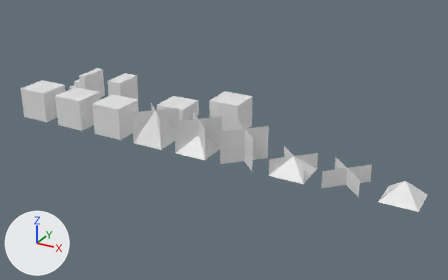
A saved change to the Blender file resources/meshes/static/blocks.blend.
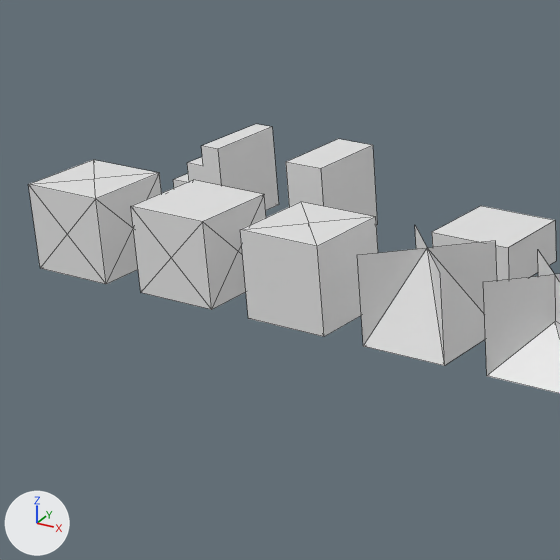
Each version appears first whole from a 50 mm lens placed at (9.18, -15.75, 7.64), pointed at (1.18, -1.2, 0.36), and next in a close-up on the part from 2% to 45% of the width and 9% to 77% of the height. Lighting does not change. The marker at lower left points along +X, +Y and +Z. The close-ups show mesh edges as thin lines.

Objects in the first close-up: 'billboardCubeInside2', 'billboardCubeInside4', 'billboardCubeInside6', 'billboardInside2PyramidBase', 'billboardInside2PyramidHalfBase', 'blockSlabHorizontal', 'blockSlabVertical', 'blockStairs'.
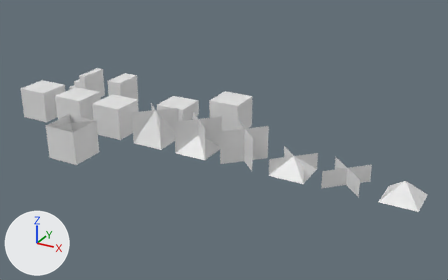
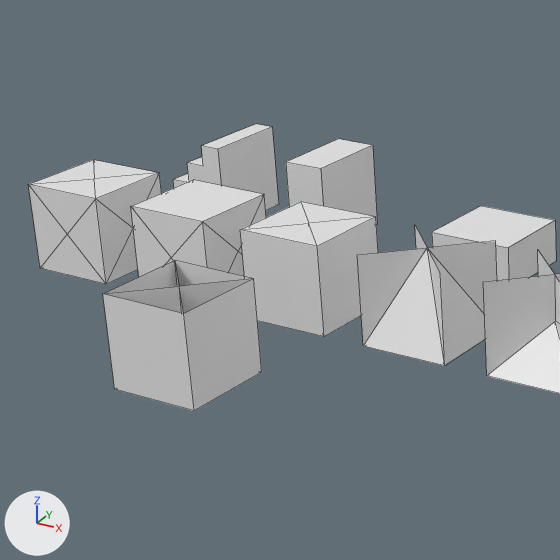
Changed parts and their boxes [x1, y1, x2, y2] in the close-ups (560 x 560 px):
```json
{"object": "billboardSidesInside2", "change": "added", "after": [103, 260, 262, 411]}
```

Edits to the scene script, one JSON object a line:
```json
{"op": "add", "block": "me_billboardcubeinside2_001", "code": ["me_billboardcubeinside2_001 = bpy.data.meshes.new('billboardCubeInside2.001')", "me_billboardcubeinside2_001.from_pydata([(1.0, 1.0, 0.0), (1.0, 0.0, 0.0), (0.0, 0.0, 0.0), (0.0, 1.0, 0.0), (1.0, 1.0, 1.0), (1.0, 0.0, 1.0), (0.0, 0.0, 1.0), (0.0, 1.0, 1.0), (0.5, 0.5, 0.0), (0.5, 0.5, 1.0)], [], [(0, 4, 5, 1), (1, 5, 6, 2), (2, 6, 7, 3), (4, 0, 3, 7), (9, 8, 3, 7), (8, 0, 4, 9), (2, 8, 9, 6), (5, 1, 8, 9)])"]}
{"op": "add", "block": "ob_billboardsidesinside2", "code": ["ob_billboardsidesinside2 = bpy.data.objects.new('billboardSidesInside2', me_billboardcubeinside2_001)", "ob_billboardsidesinside2.location = (-3.0, -4.0, 0.0)"]}
```
